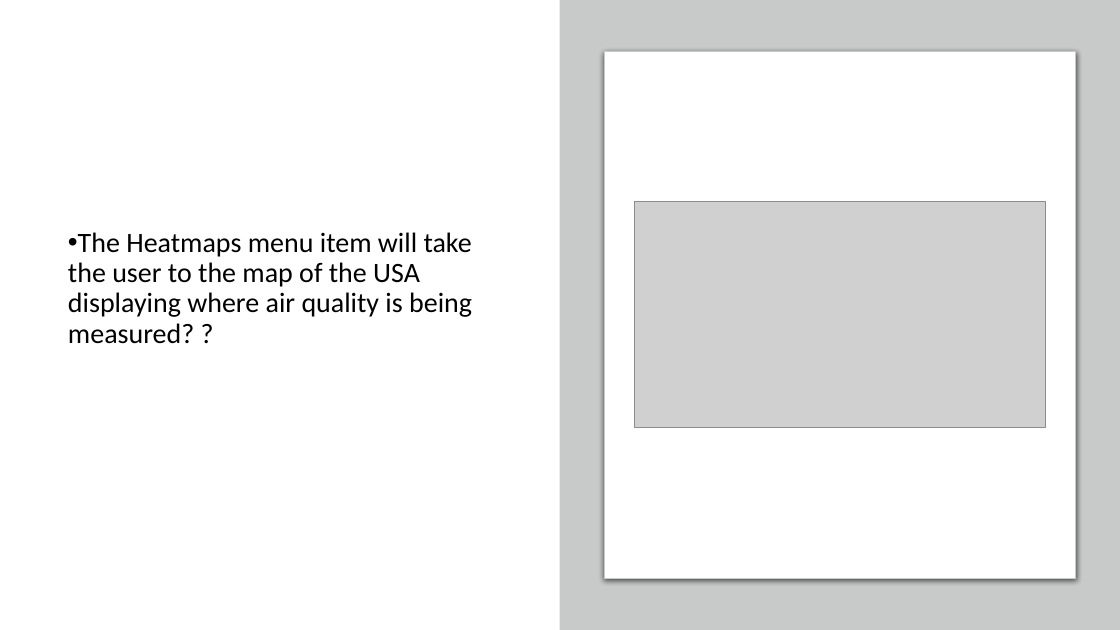
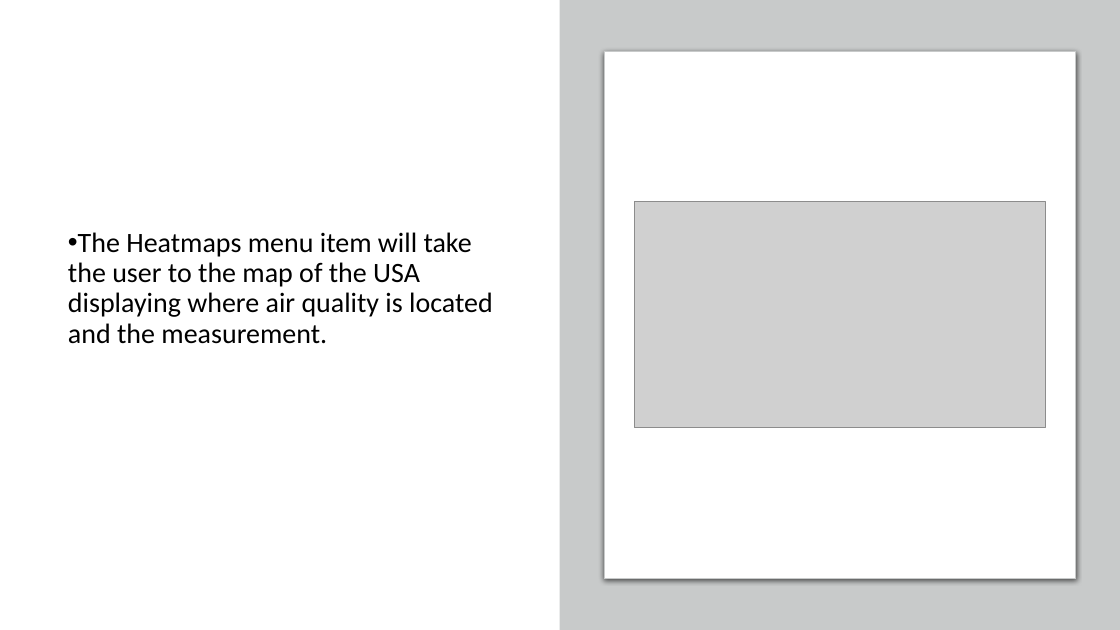
Before and after one commit to arianajoslyn/Air-Pollution-Effects-on-the-Respiratory-System, a slide deck: slide 4 of Air Pollution and Respiratory Diseases_TEMPLATE.pptx. Drawn at 1120x630 pixels with LibreOffice and Linux fonts; fonts in the diff are those of the drawing; grey boxes stand for pictures. Boxes give left, top, right and bottom in pixels: in the first picture for what was removed or moved away, otherwise in the second. Text is boxed around its words. In the diff, an @@ line names an element or a change of style, - is before the commit and + after.

```diff
--- a/Air Pollution and Respiratory Diseases_TEMPLATE.pptx
+++ b/Air Pollution and Respiratory Diseases_TEMPLATE.pptx
@@ text at (68,232,493,344): text changed @@
-• The Heatmaps menu item will take the user to the map of the USA displaying where air quality is being measured? ?
+• The Heatmaps menu item will take the user to the map of the USA displaying where air quality is located and the measurement.
```
Also in this commit, not shown: 3 other slides changed, 4 other files.
